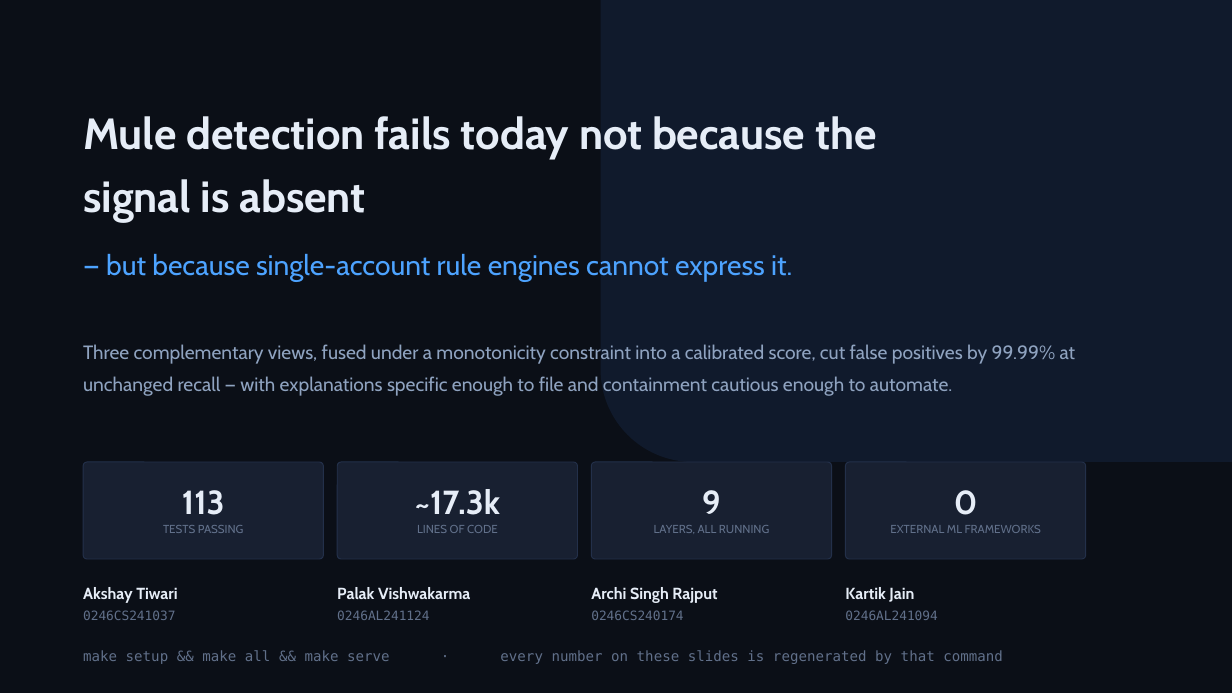
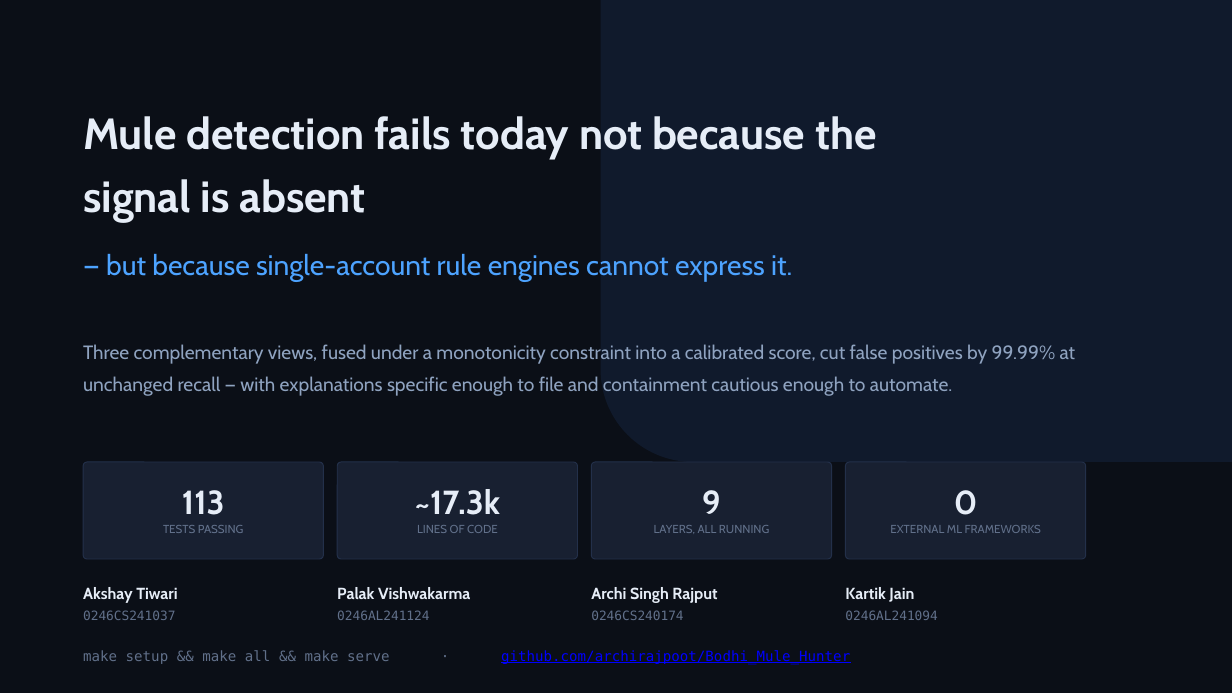
Before and after one commit to deepakvish001/BOI-Hackathon-Prototype-, a slide deck: slide 19 of docs/BODHI_Mule_Hunter_Deck.pptx. Drawn at 1232x693 pixels with LibreOffice and Linux fonts; fonts in the diff are those of the drawing. Boxes give left, top, right and bottom in pixels: in the first picture for what was removed or moved away, otherwise in the second. Text is boxed around its words. In the diff, an @@ line names an element or a change of style, - is before the commit and + after.

```diff
--- a/docs/BODHI_Mule_Hunter_Deck.pptx
+++ b/docs/BODHI_Mule_Hunter_Deck.pptx
@@ text at (83,650,850,664): text changed; text colour #61708A to #0000FF @@
-make setup && make all && make serve · every number on these slides is regenerated by that command
+make setup && make all && make serve · github.com/archirajpoot/Bodhi_Mule_Hunter
```
Also in this commit, not shown: 11 other files.
